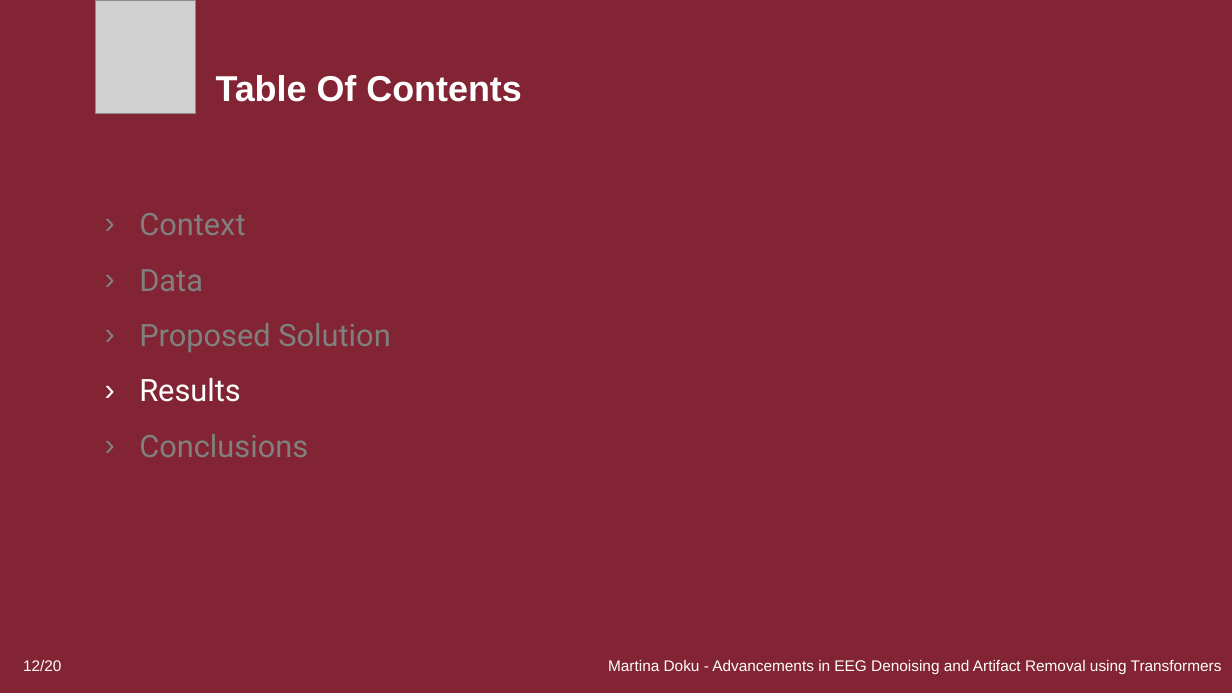
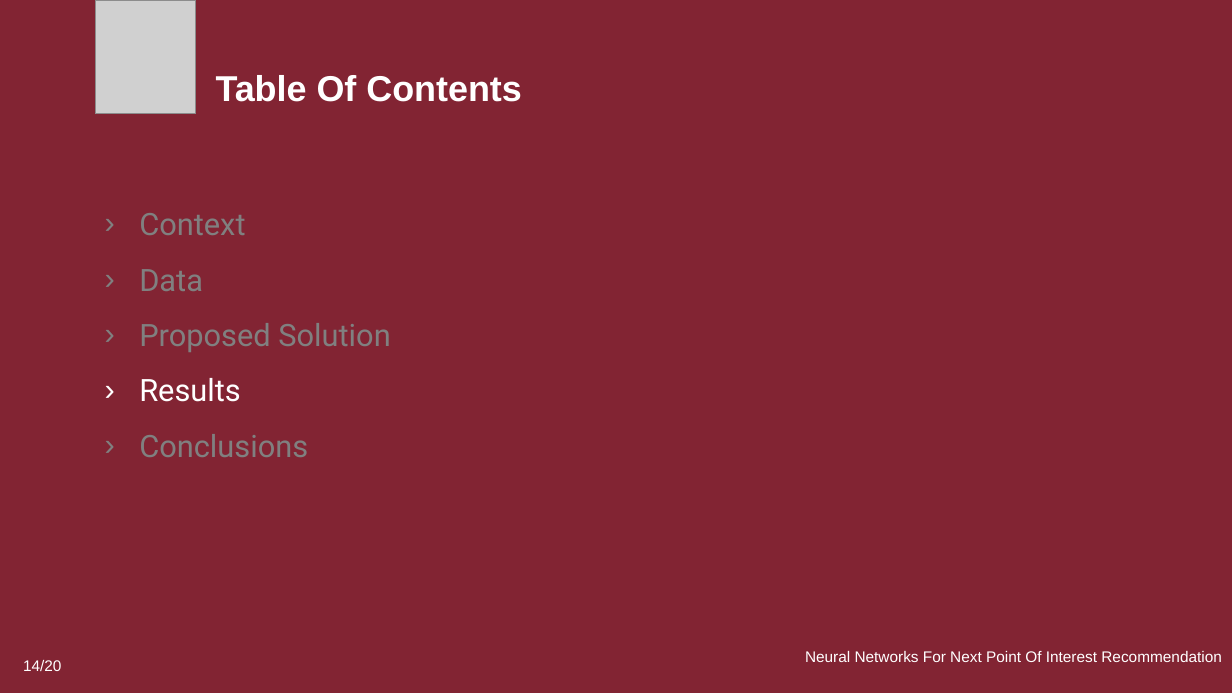
Before and after one commit to dario-loi/foursquare, a slide deck: slide 14 of presentation.pptm (slide 12 before the commit). Drawn at 1232x693 pixels with LibreOffice and Linux fonts; fonts in the diff are those of the drawing; grey boxes stand for pictures. Boxes give left, top, right and bottom in pixels: in the first picture for what was removed or moved away, otherwise in the second. Text is boxed around its words. In the diff, an @@ line names an element or a change of style, - is before the commit and + after.

```diff
--- a/presentation.pptm
+++ b/presentation.pptm
@@ text at (805,651,1222,662): text changed @@
-Martina Doku - Advancements in EEG Denoising and Artifact Removal using Transformers
+Neural Networks For Next Point Of Interest Recommendation
@@ page number at (23,660,61,671): text changed @@
-12/20
+14/20
```
Also in this commit, not shown: 14 other slides changed, 3 slides added, 1 slide removed.
